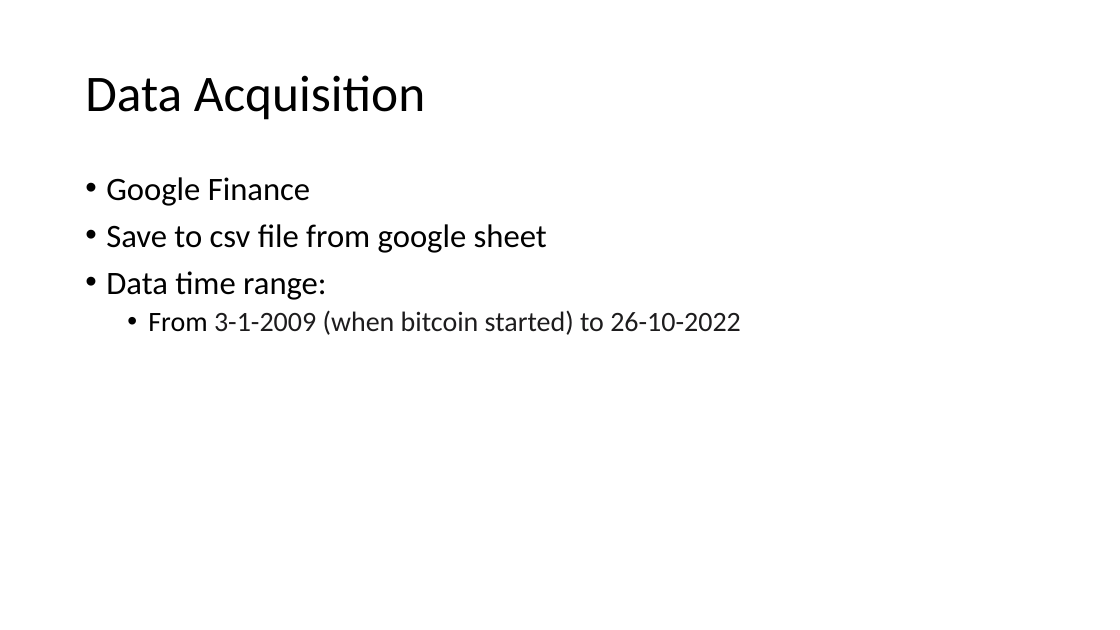
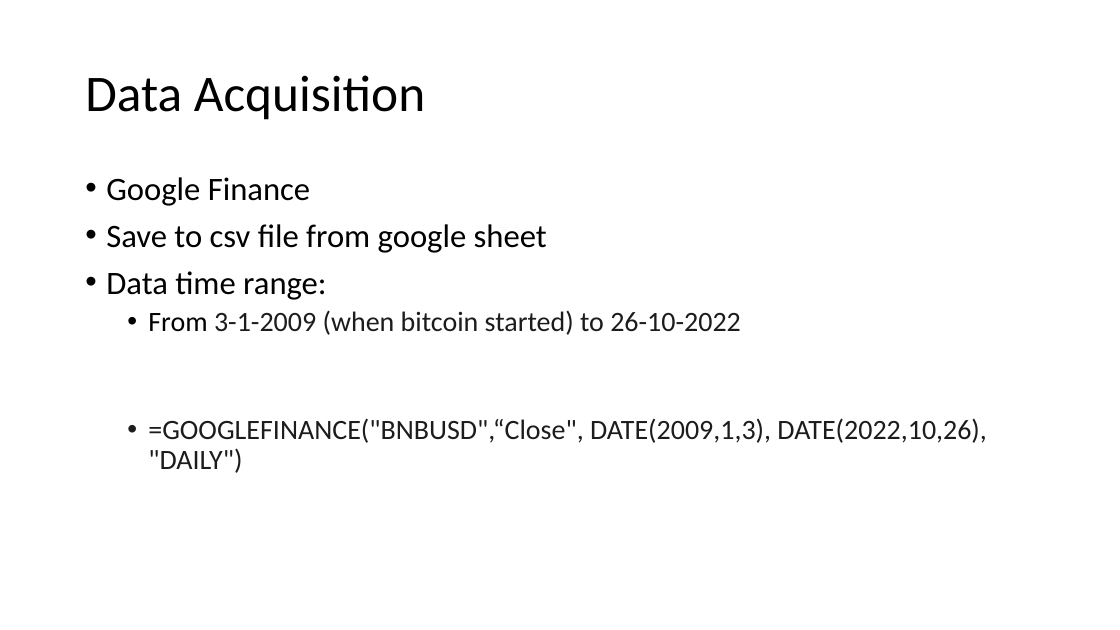
Before and after one commit to NavpreetNat/Crypto_Master, a slide deck: slide 3 of Presentation.pptx. Drawn at 1120x630 pixels with LibreOffice and Linux fonts; fonts in the diff are those of the drawing. Boxes give left, top, right and bottom in pixels: in the first picture for what was removed or moved away, otherwise in the second. Text is boxed around its words. In the diff, an @@ line names an element or a change of style, - is before the commit and + after.

Commit message:
correct the csv file data; write the function to compare dca and lump sum inv

```diff
--- a/Presentation.pptx
+++ b/Presentation.pptx
@@ text at box(148, 418, 986, 473): paragraph added @@
+  • =GOOGLEFINANCE("BNBUSD",“Close", DATE(2009,1,3), DATE(2022,10,26), "DAILY")
```
Also in this commit, not shown: 8 other files.
